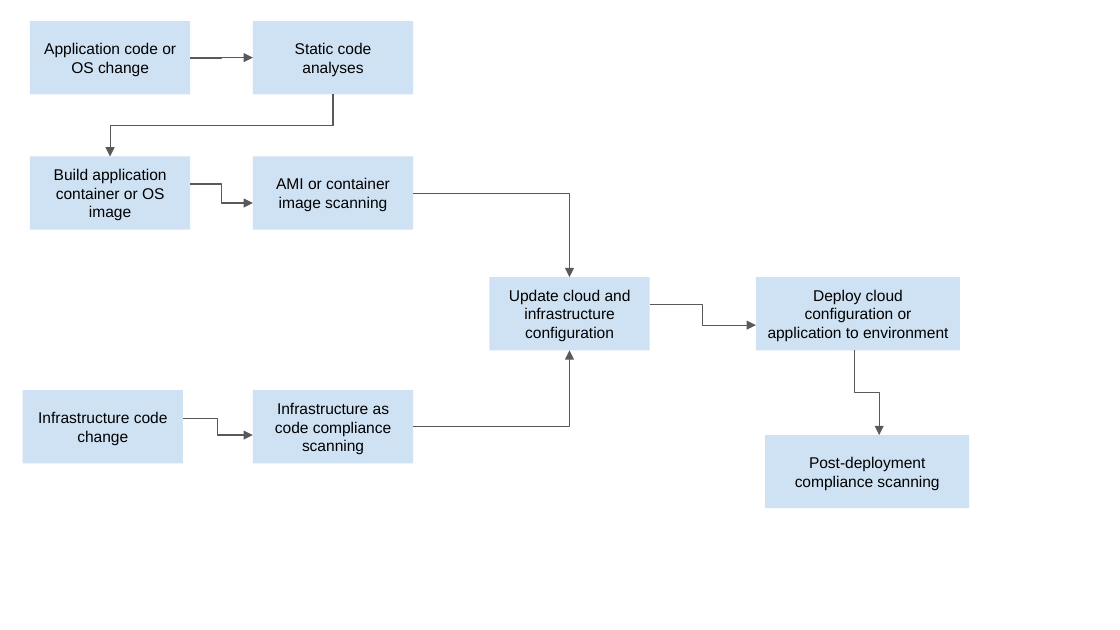
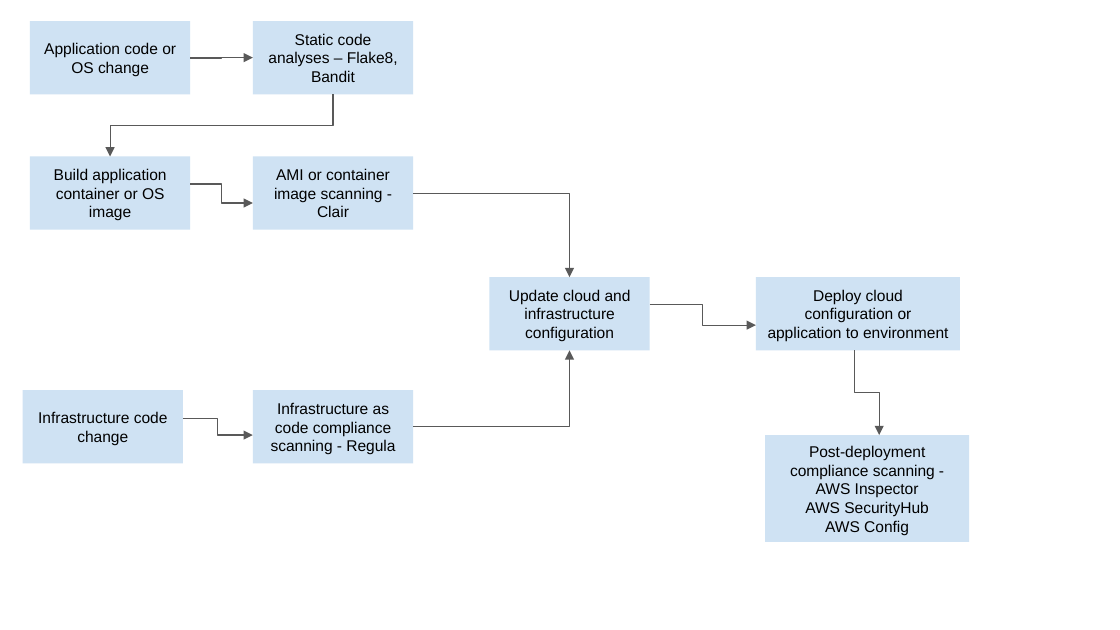
Before and after one commit to danomisik/Secure_The_Recipe_Vault_Web_App, a slide deck: slide 1 of starter/DevOpsPipeline.pptx. Drawn at 1120x630 pixels with LibreOffice and Linux fonts; fonts in the diff are those of the drawing. Boxes give left, top, right and bottom in pixels: in the first picture for what was removed or moved away, otherwise in the second. Text is boxed around its words. In the diff, an @@ line names an element or a change of style, - is before the commit and + after.

```diff
--- a/starter/DevOpsPipeline.pptx
+++ b/starter/DevOpsPipeline.pptx
@@ text in rectangle at [268, 33, 398, 82]: text changed @@
-Static code analyses
+Static code analyses – Flake8, Bandit
@@ text in rectangle at [274, 168, 390, 217]: text changed @@
-AMI or container image scanning
+AMI or container image scanning - Clair
@@ text in rectangle at [271, 402, 395, 455]: text changed @@
-Infrastructure as code compliance scanning
+Infrastructure as code compliance scanning - Regula
@@ rectangle "Post-deployment compliance scanning - AWS ...": place and size @@
-rectangle "Post-deployment compliance scanning - AWS ..." at [765, 435, 969, 507]
+rectangle "Post-deployment compliance scanning - AWS ..." at [765, 435, 969, 541]
@@ text in rectangle at [790, 445, 935, 535]: text changed @@
-Post-deployment compliance scanning
+Post-deployment compliance scanning - AWS Inspector
+AWS SecurityHub
+AWS Config
```
Also in this commit, not shown: 3 other files.
